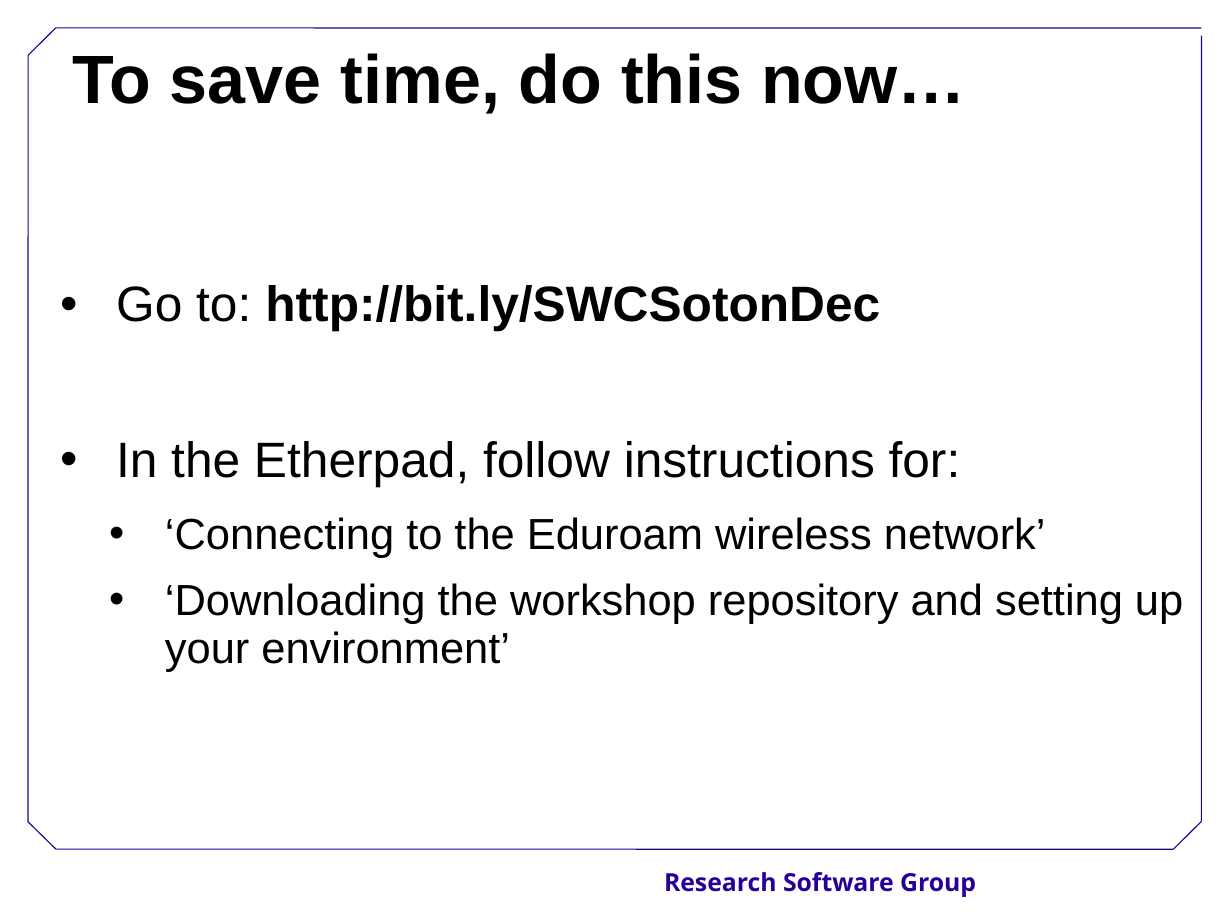
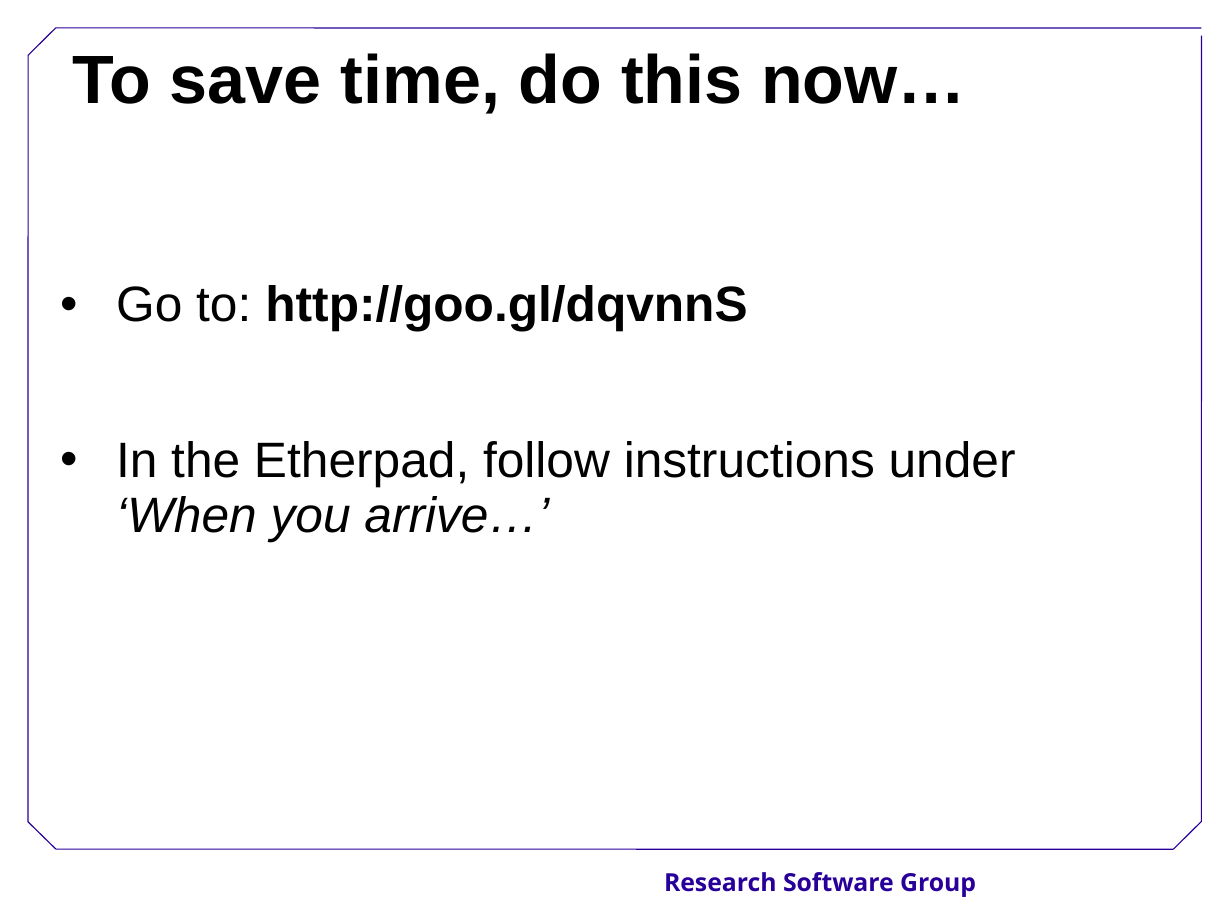
Before and after one commit to Southampton-RSG/2015-12-15-Southampton, a slide deck: slide 1 of welcome/SoftwareCarpentryIntro.ppt. Drawn at 1232x924 pixels with LibreOffice and Linux fonts; fonts in the diff are those of the drawing; background and template pictures are left out. Boxes give left, top, right and bottom in pixels: in the first picture for what was removed or moved away, otherwise in the second. Text is boxed around its words. In the diff, an @@ line names an element or a change of style, - is before the commit and + after.

```diff
--- a/welcome/SoftwareCarpentryIntro.ppt
+++ b/welcome/SoftwareCarpentryIntro.ppt
@@ text at [116,285,1016,542]: text changed; size 28 to 32 pt @@
-• Go to: http://bit.ly/SWCSotonDec
-• In the Etherpad, follow instructions for:
-  • ‘Connecting to the Eduroam wireless network’
-  • ‘Downloading the workshop repository and setting up your environment’
+• Go to: http://goo.gl/dqvnnS
+• In the Etherpad, follow instructions under
+  ‘When you arrive…’
```
Also in this commit, not shown: 1 other slide changed.
